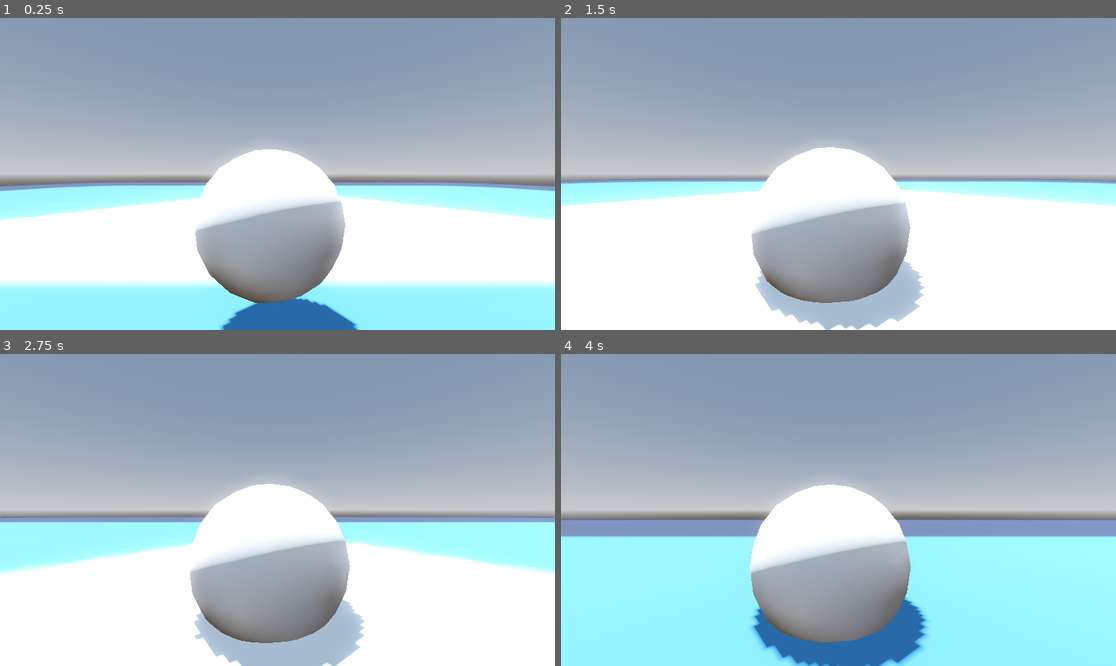
Above: before the commit, frames 1-4 (two rows, left to right).
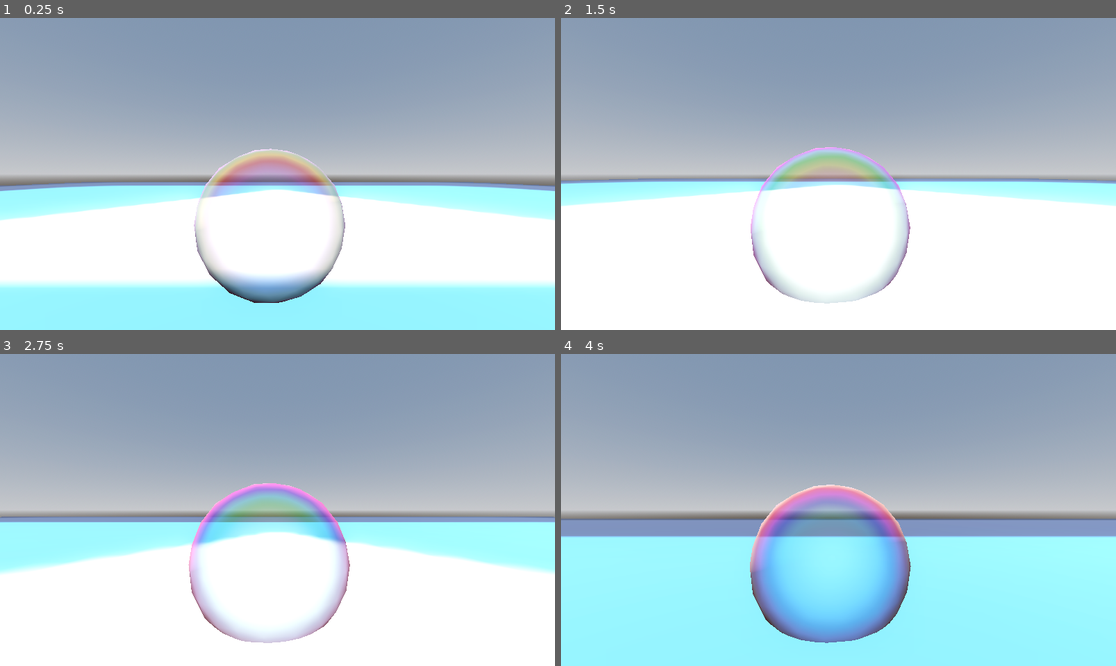
Above: after the commit, the same moments.

Repository: nmuranovas/bubble-sandbox
Game: Godot game, scene res://main.tscn
The game is run twice, just before and just after one commit, with the same random seed, the same clock (stepped at 60 frames per second) and the same inputs. The engine's default icon, where the game draws it, is replaced by a stand-in: a white triangle on a blue panel in a dark square.
Inputs (mouse positions are in pixels of both pictures, inside the frame that each line leads up to):
- Up to frame 1 (0.25 s): no input
- Up to frame 2 (1.5 s): tap Enter (ui_accept) at 0.5, 0.77 s; move the mouse to (866, 174) at 0.52 s; hold W (move_forward) from 0.53 s (still down); move the mouse to (810, 174) at 1.27 s
- Up to frame 3 (2.75 s): keep holding W (move_forward); tap Enter (ui_accept) at 1.52 s; move the mouse to (288, 503) at 2.02 s
- Up to frame 4 (4 s): keep holding W (move_forward); move the mouse to (832, 516) at 2.77 s; tap Enter (ui_accept) at 3.02, 3.77 s; move the mouse to (877, 513) at 3.52 s

The runs differ from the first frame. In frame 1, 11% of the frame differs, in the area x 34-65%, y 41-100%; in frame 2, 12%; in frame 3, 14%; in frame 4, 15%, in the area x 34-67%, y 41-100%.

Commit message:
Add bubble shader

Diff:
--- /dev/null
+++ b/bubble.gdshader
@@ -0,0 +1,65 @@
+shader_type spatial;
+
+uniform vec4 base_color : source_color = vec4(0.0, 0.5, 1.0, 1.0);
+uniform vec4 pulse_color : source_color = vec4(0.5, 0.7, 1.0, 1.0);
+uniform float speed : hint_range(0.1, 5.0) = 1.0;
+uniform float scale : hint_range(0.1, 10.0) = 1.0;
+uniform float distortion : hint_range(0.1, 5.0) = 1.0;
+uniform float shield_power : hint_range(0.0, 1.0) = 0.8;
+uniform float rim_power : hint_range(0.0, 5.0) = 2.0;
+uniform float pulse_frequency : hint_range(0.1, 10.0) = 2.0;
+
+float noise(vec3 p) {
+    return fract(sin(dot(p, vec3(12.9898, 78.233, 45.5432))) * 43758.5453);
+}
+
+float fbm(vec3 p) {
+    float value = 0.0;
+    float amplitude = 0.5;
+    float frequency = 1.0;
+    for (int i = 0; i < 5; i++) {
+        value += amplitude * noise(p * frequency);
+        amplitude *= 0.5;
+        frequency *= 2.0;
+    }
+    return value;
+}
+
+void vertex() {
+    float displacement = fbm(VERTEX * scale + vec3(0.0, 0.0, TIME * speed)) * distortion;
+    VERTEX += NORMAL * displacement * 0.1;
+}
+
+void fragment() {
+    vec3 view_dir = normalize(VIEW);
+    vec3 normal = normalize(NORMAL);
+
+    // Fresnel effect for shield rim
+    float fresnel = pow(1.0 - dot(normal, view_dir), rim_power);
+
+    // Noise-based distortion
+    vec3 noise_pos = VERTEX * scale + vec3(0.0, 0.0, TIME * speed);
+    float noise_val = fbm(noise_pos);
+
+    // Pulsating effect
+    float pulse = (sin(TIME * pulse_frequency) + 1.0) * 0.5;
+
+    // Combine effects
+    float shield_intensity = mix(shield_power, 1.0, fresnel);
+    shield_intensity *= mix(0.8, 1.2, noise_val);
+    shield_intensity *= mix(0.9, 1.1, pulse);
+
+    // Color mixing
+    vec4 final_color = mix(base_color, pulse_color, pulse * 0.5);
+    final_color.rgb *= shield_intensity;
+
+    // material properties
+    ALBEDO = final_color.rgb;
+    EMISSION = final_color.rgb * shield_intensity * 2.0;
+    ALPHA = clamp(shield_intensity * 1.5, 0.0, 1.0);
+    ROUGHNESS = 0.1;
+    METALLIC = 0.8;
+
+    vec3 normal_distortion = vec3(noise_val, noise_val, 1.0) * 0.1;
+    NORMAL_MAP = normalize(mix(NORMAL, normal_distortion, 0.5));
+}
--- a/main.tscn
+++ b/main.tscn
@@ -1,8 +1,9 @@
-[gd_scene load_steps=10 format=3 uid="uid://biqqdohmyymjn"]
+[gd_scene load_steps=12 format=3 uid="uid://biqqdohmyymjn"]
 
 [ext_resource type="PackedScene" uid="uid://cewsjr3phpr0h" path="res://player_bubble.tscn" id="1_2512a"]
 [ext_resource type="ArrayMesh" uid="uid://dqjlqwhnrx1p1" path="res://sphere_mech_newer.res" id="1_t0755"]
 [ext_resource type="Texture2D" uid="uid://ks833nv6hkrh" path="res://icon.svg" id="2_wv50y"]
+[ext_resource type="Shader" path="res://soap_bubble.gdshader" id="4_dqlae"]
 
 [sub_resource type="ProceduralSkyMaterial" id="ProceduralSkyMaterial_7kbdw"]
 sky_horizon_color = Color(0.64625, 0.65575, 0.67075, 1)
@@ -24,6 +25,16 @@
 
 [sub_resource type="StandardMaterial3D" id="StandardMaterial3D_lp16l"]
 albedo_texture = ExtResource("2_wv50y")
+
+[sub_resource type="ShaderMaterial" id="ShaderMaterial_tsn7f"]
+render_priority = 0
+shader = ExtResource("4_dqlae")
+shader_parameter/fuwafuwa_speed = 1.5
+shader_parameter/fuwafuwa_size = 0.05
+shader_parameter/outline_color = Color(1, 0.482081, 0.737803, 1)
+shader_parameter/outline_ratio = 1.0
+shader_parameter/noise_speed = 0.2
+shader_parameter/noise_scale = 0.5
 
 [node name="Main" type="Node3D"]
 
@@ -53,10 +64,11 @@
 transform = Transform3D(1, 0, 0, 0, 1, 0, 0, 0, 1, -0.0997012, 0.0782118, 0.144048)
 mesh = ExtResource("1_t0755")
 skeleton = NodePath("../..")
+surface_material_override/0 = SubResource("ShaderMaterial_tsn7f")
 collision_layer = 0
 parent_collision_ignore = NodePath("..")
-linear_stiffness = 0.9
-pressure_coefficient = 100.0
+linear_stiffness = 0.6
+pressure_coefficient = 50.0
 pinned_points = [167, 187]
 attachments/0/point_index = 167
 attachments/0/spatial_attachment_path = NodePath("..")
--- /dev/null
+++ b/soap_bubble.gdshader
@@ -0,0 +1,49 @@
+/*
+	バブルシェーダー by あるる（きのもと 結衣） @arlez80
+	Bubble Shader by Yui Kinomoto @arlez80
+
+	MIT License
+*/
+
+shader_type spatial;
+
+uniform float fuwafuwa_speed = 1.5;
+uniform float fuwafuwa_size = 0.05;
+
+uniform vec4 outline_color : source_color = vec4( 0.45, 0.70, 1.0, 1.0 );
+uniform float outline_ratio = 1.0;
+uniform float noise_speed = 0.2;
+uniform float noise_scale = 0.5;
+
+vec3 hsv2rgb( float h, float s, float v )
+{
+	return (
+		(
+			clamp(
+				abs( fract( h + vec3( 0.0, 2.0, 1.0 ) / 3.0 ) * 6.0 - 3.0 ) - 1.0
+			,	0.0
+			,	1.0
+			) - 1.0
+		) * s + 1.0
+	) * v;
+}
+
+float random( vec2 pos )
+{
+	return fract(sin(dot(pos, vec2(12.9898,78.233))) * 43758.5453);
+}
+
+//void vertex( )
+//{
+	//vec3 v = clamp( cos( VERTEX * 10.0 + vec3( TIME * fuwafuwa_speed ) ) + vec3( 1.0 ), 0.0, 1.0 );
+	//VERTEX *= 1.0 + dot( v, v ) * fuwafuwa_size * 0.5;
+//}
+
+void fragment( )
+{
+	float outline_alpha = clamp( ( 1.0 - dot( NORMAL, VIEW ) ) * outline_ratio, 0.0, 1.0 );
+	vec3 color = hsv2rgb( outline_alpha - 1.5 + noise_speed * TIME, 1.0, 1.0 ) * noise_scale;
+
+	ALBEDO = mix( color, outline_color.rgb, max( outline_alpha - 0.3, 0.0 ) );
+	ALPHA = outline_color.a * outline_alpha;
+}
